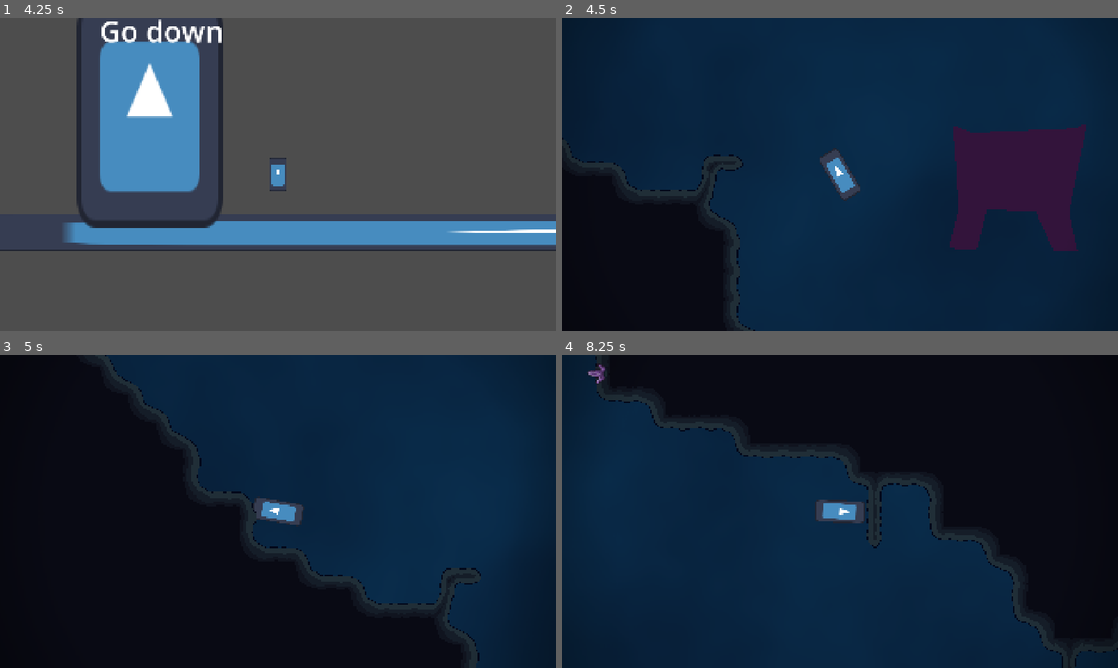
Above: before the commit, frames 1-4 (two rows, left to right).
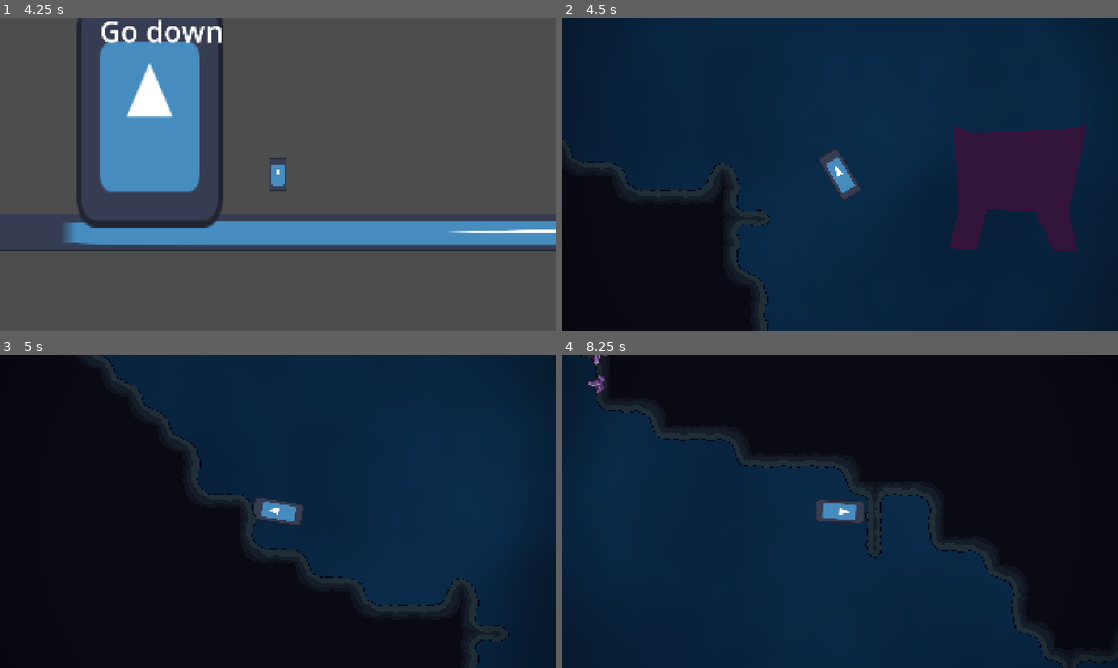
Above: after the commit, the same moments.

Repository: VoidCast00/GameJam_2026
Game: Godot game, scene res://scenes/main/game.tscn
The game is run twice, just before and just after one commit, with the same random seed, the same clock (stepped at 60 frames per second) and the same inputs. The engine's default icon, where the game draws it, is replaced by a stand-in: a white triangle on a blue panel in a dark square.
Inputs (mouse positions are in pixels of both pictures, inside the frame that each line leads up to):
- Up to frame 1 (4.25 s): click "Start game" at 0.5 s; tap Enter at 1.25 s; move the mouse to (250, 237) at 1.27 s; hold D (right) 1.28-2.78 s; tap E (action) at 1.35, 2.85 s; tap W (jump) at 1.52, 2.27, 3.77 s; move the mouse to (444, 221) at 2.02 s; click (444, 221) at 2.1 s; move the mouse to (111, 127) at 2.77 s; hold A (left) from 2.78 s (still down); move the mouse to (305, 174) at 3.52 s; click (305, 174) at 3.6 s
- Up to frame 2 (4.5 s): keep holding A (left); move the mouse to (756, 96) at 4.27 s; tap E (action) at 4.35 s
- Up to frame 3 (5 s): keep holding A (left); tap W (jump) at 4.52 s
- Up to frame 4 (8.25 s): move the mouse to (962, 495) at 5.02 s; release A (left) at 5.03 s; hold D (right) from 5.03 s (still down); click (962, 495) at 5.1 s; tap W (jump) at 5.27, 6.77, 7.52 s; move the mouse to (728, 527) at 5.77 s; tap E (action) at 5.85, 7.35 s; move the mouse to (895, 442) at 6.52 s; click (895, 442) at 6.6 s; move the mouse to (812, 574) at 7.27 s; move the mouse to (1006, 558) at 8.02 s; click (1006, 558) at 8.1 s

Frame 1 is identical in both runs. In frame 2, 1.7% of the frame differs, in the area x 24-38%, y 43-100%; in frame 3, 1.2%; in frame 4, 2.5%, in the area x 3-100%, y 0-100%.

Commit message:
added an explo around transport object

Diff:
--- a/scenes/caveGenerator/caveManager.gd
+++ b/scenes/caveGenerator/caveManager.gd
@@ -103,18 +103,26 @@
 
 
 
+#explosion
 func explode(global_pos: Vector2, radius: int) -> void:
 	var center := caveTilemap.local_to_map(caveTilemap.to_local(global_pos))
 	var cells: Array[Vector2i] = []
 
 	for x in range(-radius, radius + 1):
 		for y in range(-radius, radius + 1):
+			var dist := x * x + y * y
+
 			#round shape
-			if x * x + y * y > radius * radius:
+			if dist > radius * radius:
+				continue
+
+			#outer ring 50% chance to survive
+			if dist > (radius - 1) * (radius - 1) and randf() < 0.5:
 				continue
 
 			var cell := center + Vector2i(x, y)
 			if caveTilemap.get_cell_source_id(cell) != -1:
 				cells.append(cell)
 
+	#erase and fix edges
 	caveTilemap.set_cells_terrain_connect(cells, 0, -1, false)
